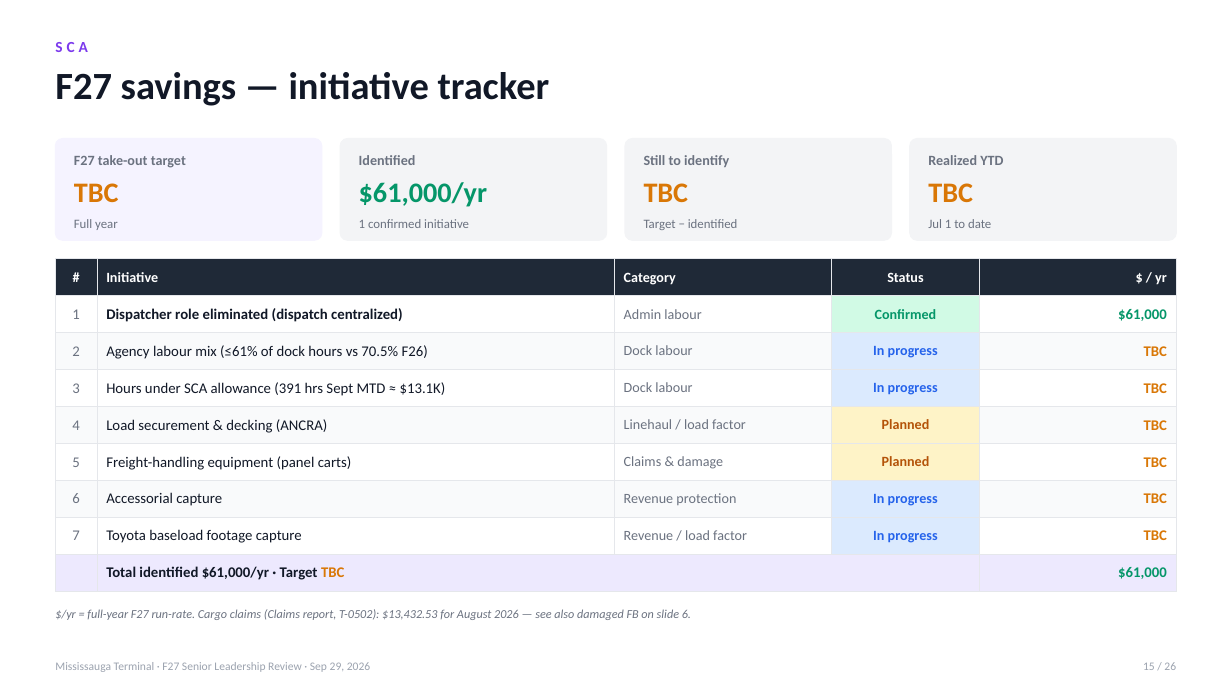
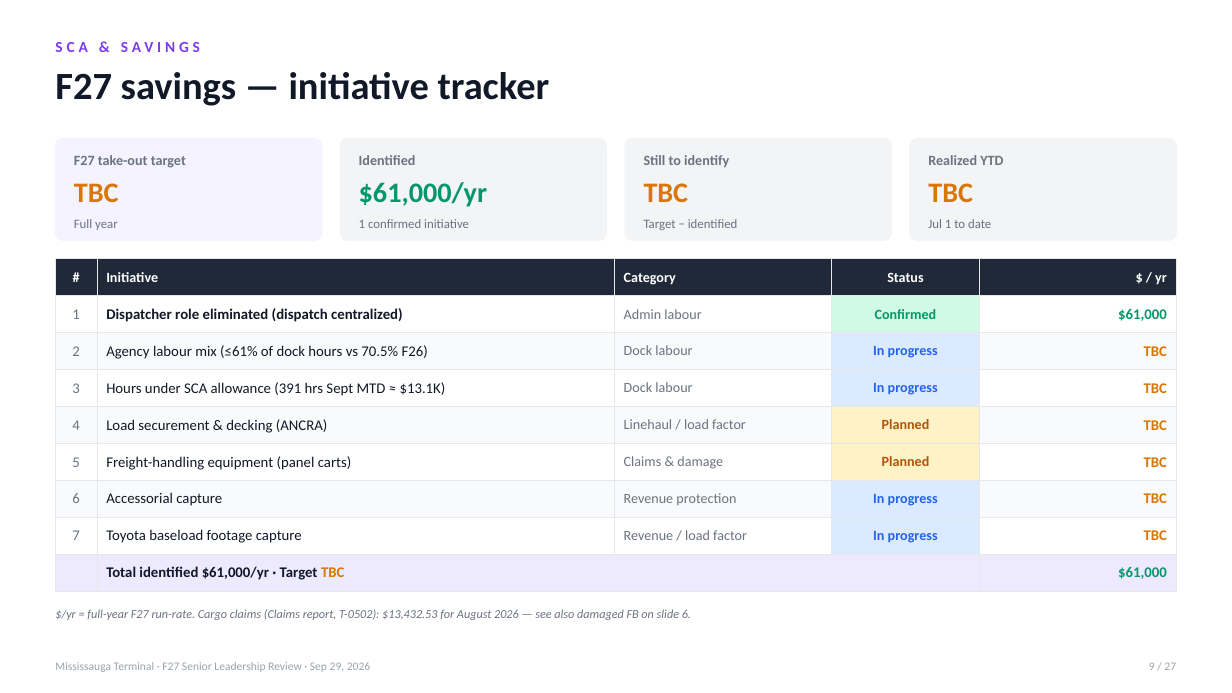
Before and after one commit to FuoriclasseX/mississauga-terminal-f26-cost-transformation-dashboard, a slide deck: slide 9 of presentation/Mississauga_F27_Leadership_Review_Sep29.pptx (slide 15 before the commit). Drawn at 1232x693 pixels with LibreOffice and Linux fonts; fonts in the diff are those of the drawing. Boxes give left, top, right and bottom in pixels: in the first picture for what was removed or moved away, otherwise in the second. Text is boxed around its words. In the diff, an @@ line names an element or a change of style, - is before the commit and + after.

```diff
--- a/presentation/Mississauga_F27_Leadership_Review_Sep29.pptx
+++ b/presentation/Mississauga_F27_Leadership_Review_Sep29.pptx
@@ text at [55, 42, 200, 52]: text changed @@
-SCA
+SCA & SAVINGS
@@ text at [1149, 662, 1176, 670]: text changed @@
-15 / 26
+9 / 27
```
Also in this commit, not shown: 24 other slides changed, 1 slide added, 2 other files.
